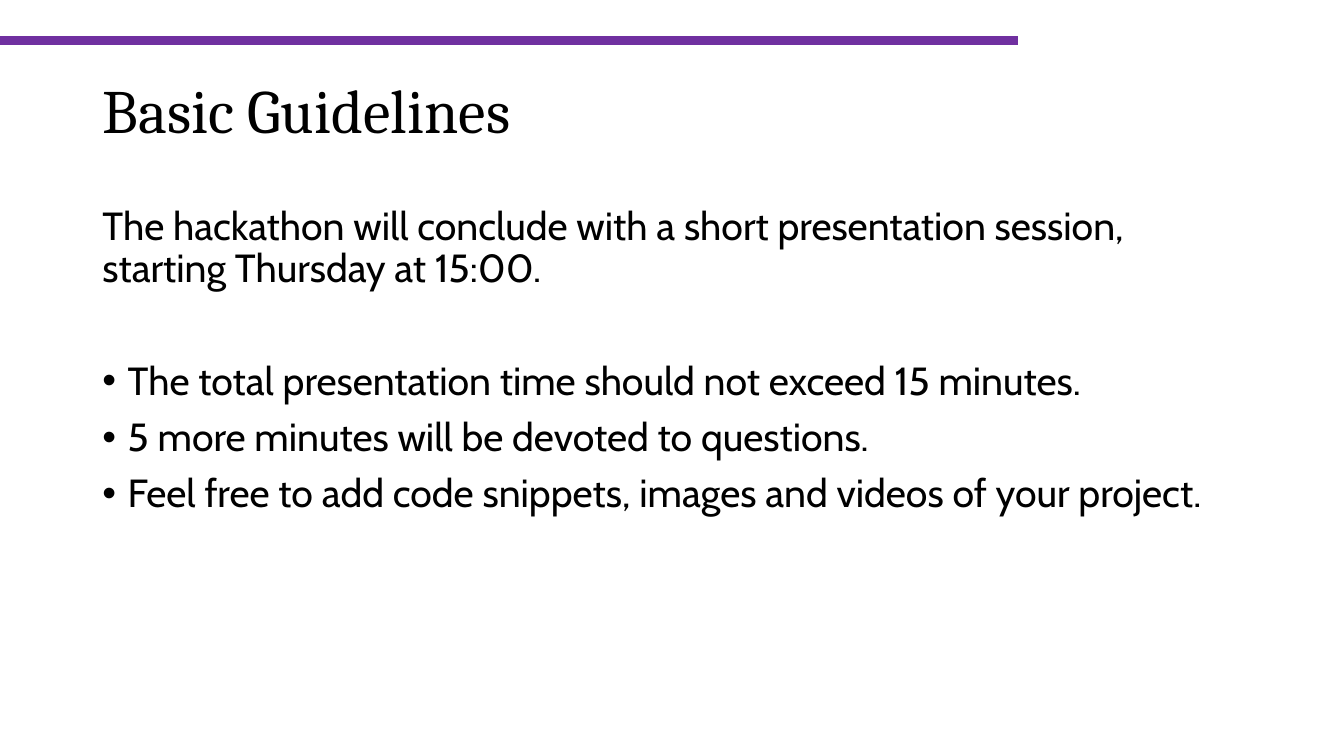
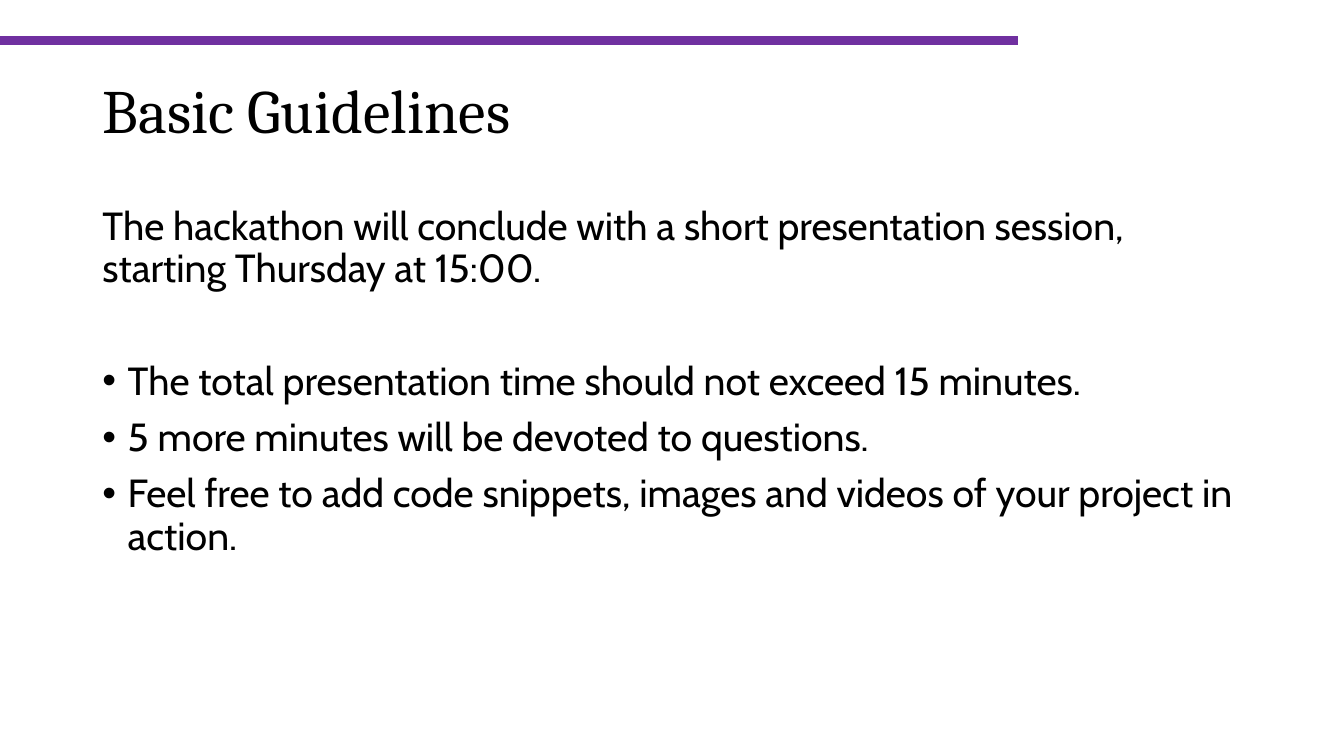
Before and after one commit to sagol-python-for-neuroscientists/textbook-public, a slide deck: slide 8 of hackathon_master.pptx. Drawn at 1344x756 pixels with LibreOffice and Linux fonts; fonts in the diff are those of the drawing; background and template pictures are left out. Boxes give left, top, right and bottom in pixels: in the first picture for what was removed or moved away, otherwise in the second. Text is boxed around its words. In the diff, an @@ line names an element or a change of style, - is before the commit and + after.

Commit message:
Minor presentation changes

```diff
--- a/hackathon_master.pptx
+++ b/hackathon_master.pptx
@@ text at (128,477,1232,551): text changed @@
-• Feel free to add code snippets, images and videos of your project.
+• Feel free to add code snippets, images and videos of your project in action.
```
Also in this commit, not shown: 4 other slides changed.
